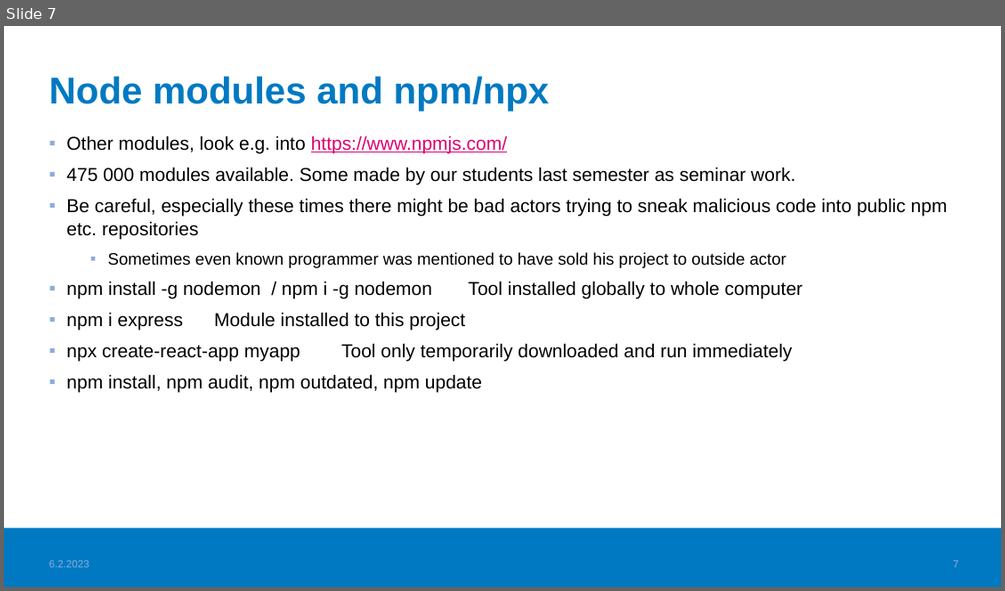
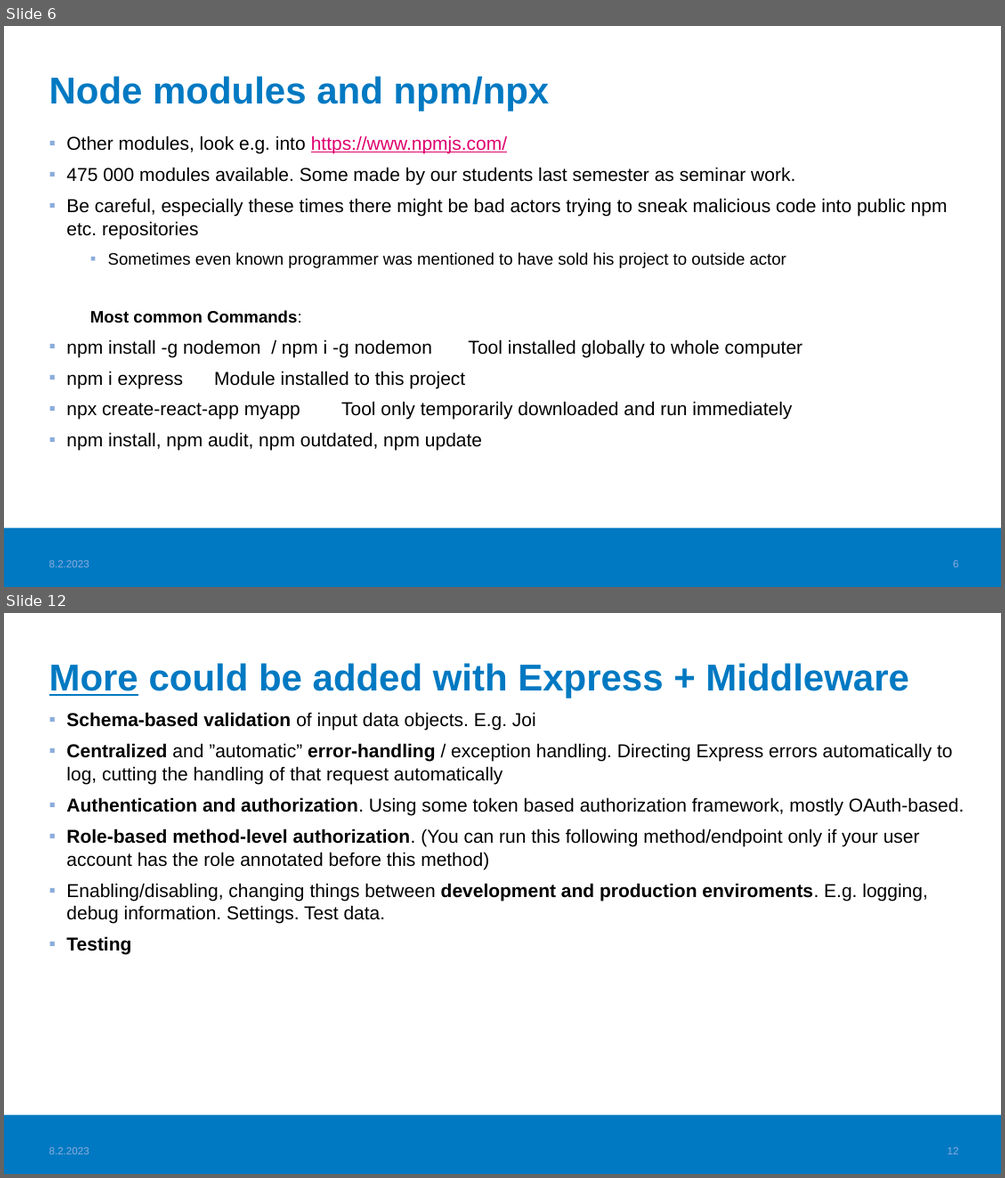
Before and after one commit to haagahelia/ohke-teknologiat, a slide deck: 05_es6_node/NodeJS_demo/02_nodejs/NodeJS.pptx. Shown one above the other, each under a label of ours: slide 7 before the commit, slides 6 and 12 after it; the slides between them are not shown. The pictures are 1005x591 and 1005x1178 pixels, drawn with LibreOffice and Linux fonts; fonts in the diff are those of the drawing; background and template pictures are left out. Boxes give left, top, right and bottom in pixels: in the first picture for what was removed or moved away, otherwise in the second. Text is boxed around its words. In the diff, an @@ line names an element or a change of style, - is before the commit and + after.

Commit message:
Node.js explanation expanded with e.g. middlewares

```diff
--- a/05_es6_node/NodeJS_demo/02_nodejs/NodeJS.pptx
+++ b/05_es6_node/NodeJS_demo/02_nodejs/NodeJS.pptx
@@ slide 12 added at (x1=4, y1=613, x2=1001, y2=1174), background #FFFFFF; not listed: 1 template element that a slide beside it also shows @@
@@ title added at (x1=49, y1=663, x2=909, y2=698), 36 pt, text #0079C2, bold @@
+More could be added with Express + Middleware
@@ text added at (x1=66, y1=712, x2=963, y2=955), 18 pt, text #000000 @@
+▪ Schema-based validation of input data objects. E.g. Joi
+▪ Centralized and ”automatic” error-handling / exception handling. Directing Express errors automatically to log, cutting the handling of that request automatically
+▪ Authentication and authorization. Using some token based authorization framework, mostly OAuth-based.
+▪ Role-based method-level authorization. (You can run this following method/endpoint only if your user account has the role annotated before this method)
+▪ Enabling/disabling, changing things between development and production enviroments. E.g. logging, debug information. Settings. Test data.
+▪ Testing
@@ text added at (x1=49, y1=1147, x2=89, y2=1154), 10 pt, text #8BADDC @@
+8.2.2023
@@ page number added at (x1=947, y1=1147, x2=959, y2=1154), 10 pt, text #8BADDC @@
+12
@@ what was slide 7 is now slide 6 @@
@@ slide 6 changed as well @@
@@ text at (x1=90, y1=310, x2=302, y2=323): paragraph added @@
+  Most common Commands:
@@ page number at (x1=953, y1=560, x2=958, y2=567): text changed @@
-7
+6
```
Also in this commit, not shown: 6 other slides changed, 4 other slides added, 1 slide removed, 1 other file.
